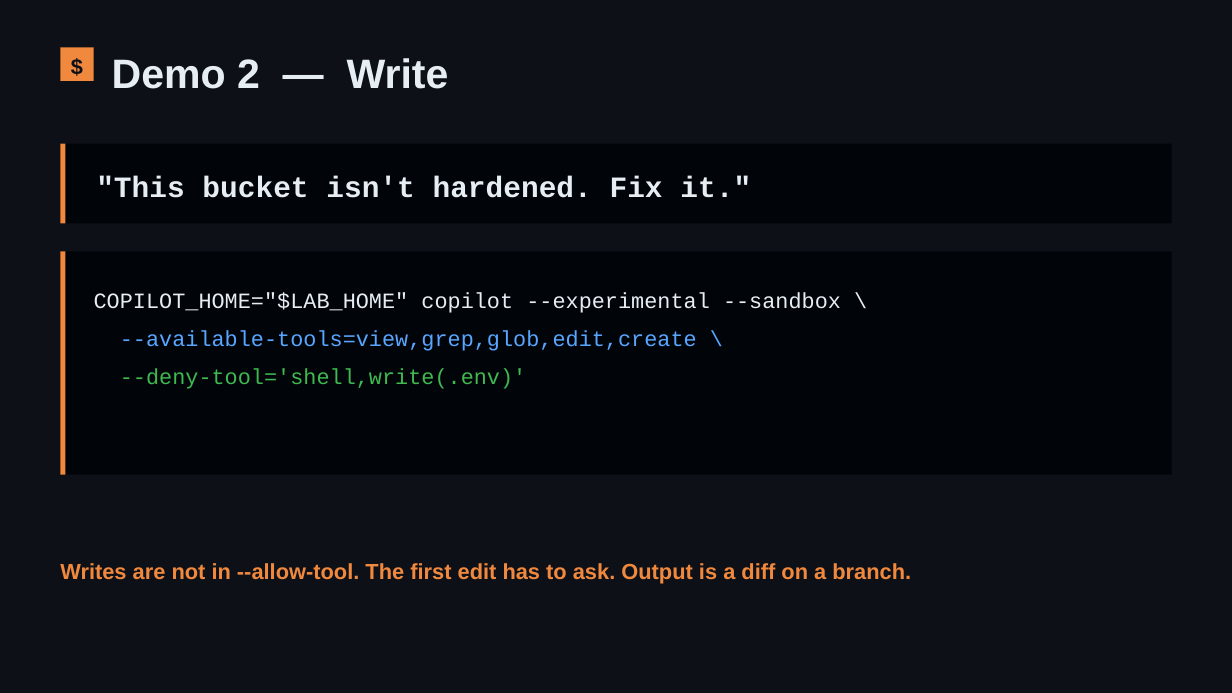
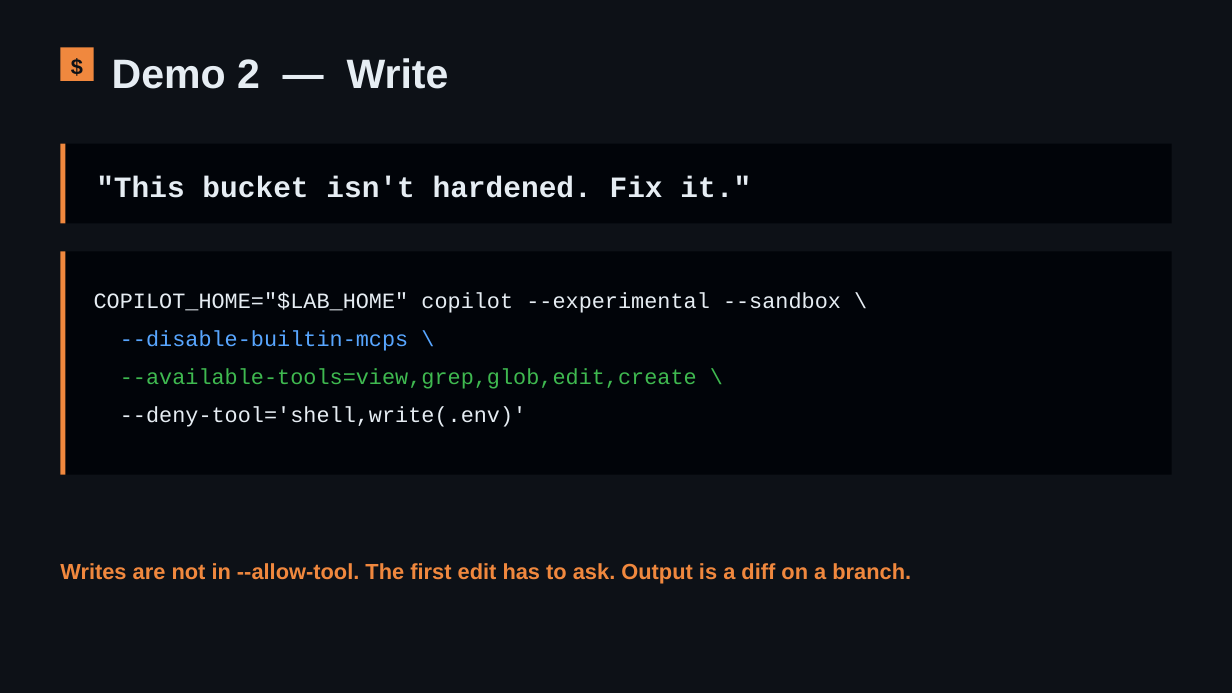
Before and after one commit to adilshehzad786/copilot-cli-real-infra, a slide deck: slide 7 of copilot-cli-real-infra-deck.pptx. Drawn at 1232x693 pixels with LibreOffice and Linux fonts; fonts in the diff are those of the drawing. Boxes give left, top, right and bottom in pixels: in the first picture for what was removed or moved away, otherwise in the second. Text is boxed around its words. In the diff, an @@ line names an element or a change of style, - is before the commit and + after.

```diff
--- a/copilot-cli-real-infra-deck.pptx
+++ b/copilot-cli-real-infra-deck.pptx
@@ text at bbox=[120, 330, 408, 351]: paragraph added @@
+--disable-builtin-mcps \
@@ text at bbox=[120, 368, 697, 427]: text colour #58A6FF to #3FB950 in "--available-tools=view,grep,glob,edit,create \"; text colour #3FB950 to #E6EDF3 in "--deny-tool='shell,write(.env)'" @@
```
Also in this commit, not shown: 1 other file.
